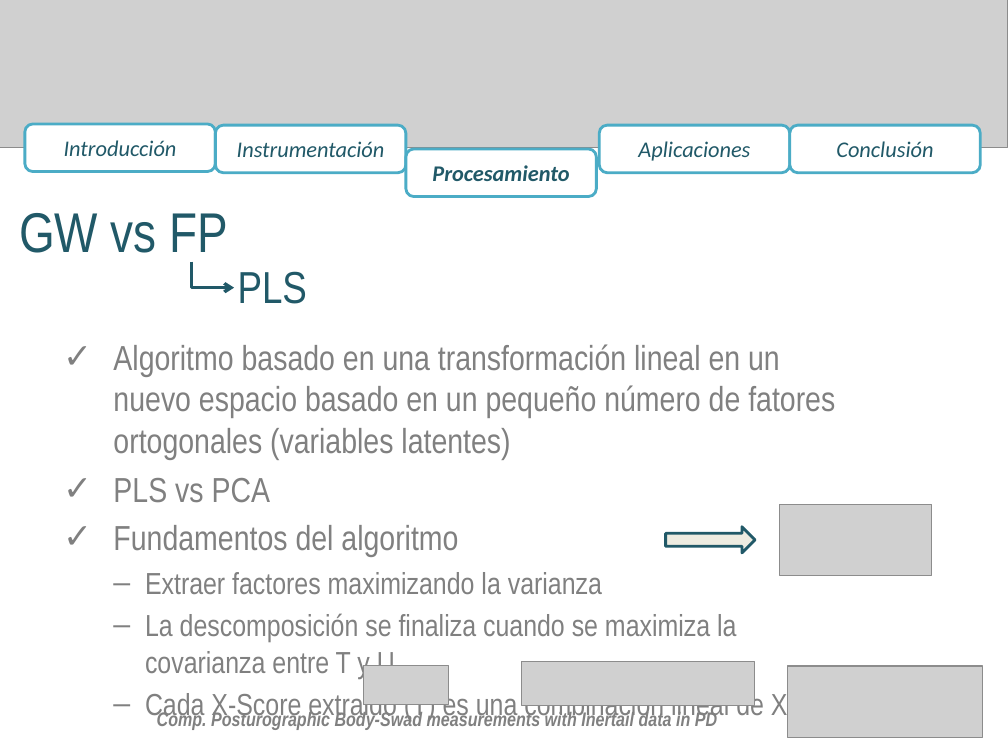
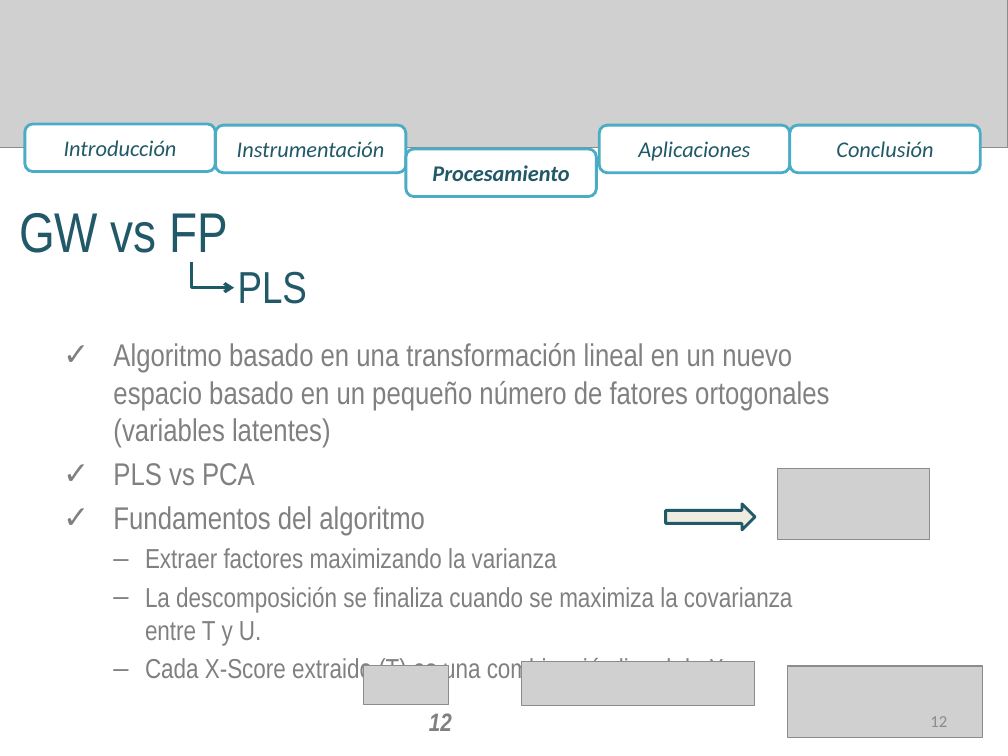
Before and after one commit to aolivares/APA, a slide deck: slide 12 of Documents/Project report Vero/Presentation/Presentation_V2.pptx. Drawn at 1008x756 pixels with LibreOffice and Linux fonts; fonts in the diff are those of the drawing; grey boxes stand for pictures. Boxes give left, top, right and bottom in pixels: in the first picture for what was removed or moved away, otherwise in the second. Text is boxed around its words. In the diff, an @@ line names an element or a change of style, - is before the commit and + after.

```diff
--- a/Documents/Project report Vero/Presentation/Presentation_V2.pptx
+++ b/Documents/Project report Vero/Presentation/Presentation_V2.pptx
@@ text "Algoritmo basado en una transformación ..." at [113,343,829,683]: size 24.8 to 22.4 pt in "Algoritmo basado en una transformación lineal en ...", "PLS vs PCA", "Fundamentos del algoritmo"; size 21.7 to 19.6 pt in "Extraer factores maximizando la varianza", "La descomposición se finaliza cuando se maximiza ...", "Cada X-Score extraido (T) es una combinación ..." @@
@@ picture: place and size @@
-picture at [780,504,932,575]
+picture at [777,469,929,539]
@@ right arrow: place and size @@
-right arrow at [665,527,755,553]
+right arrow at [665,504,755,530]
@@ text removed at [157,710,717,730] @@
-Comp. Posturographic Body-Swad measurements with Inertail data in PD
@@ text added at [429,713,452,731], 18 pt, text #808080, bold, italic @@
+12
@@ page number added at [930,716,947,727], 12 pt, text #8C8C8C @@
+12
```
Also in this commit, not shown: 28 other slides changed, 1 other file.
